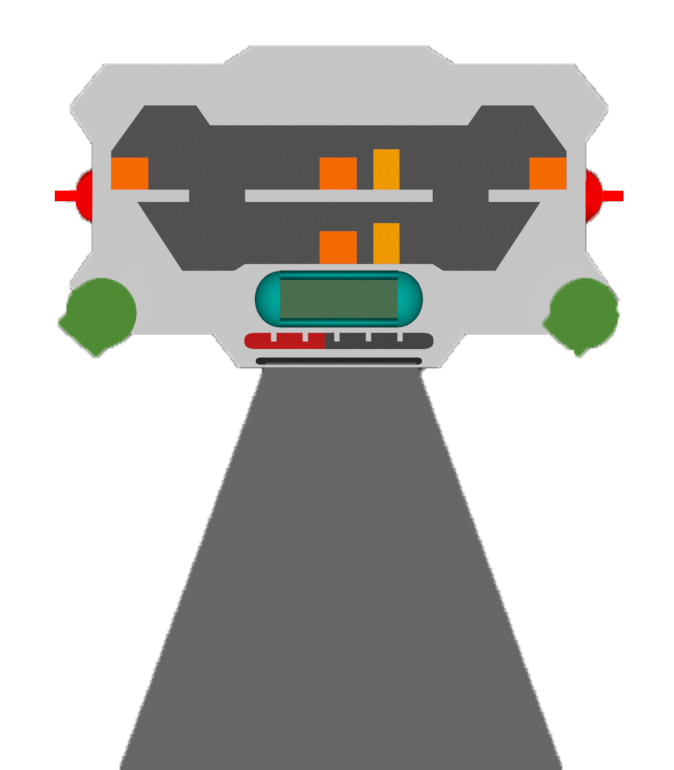
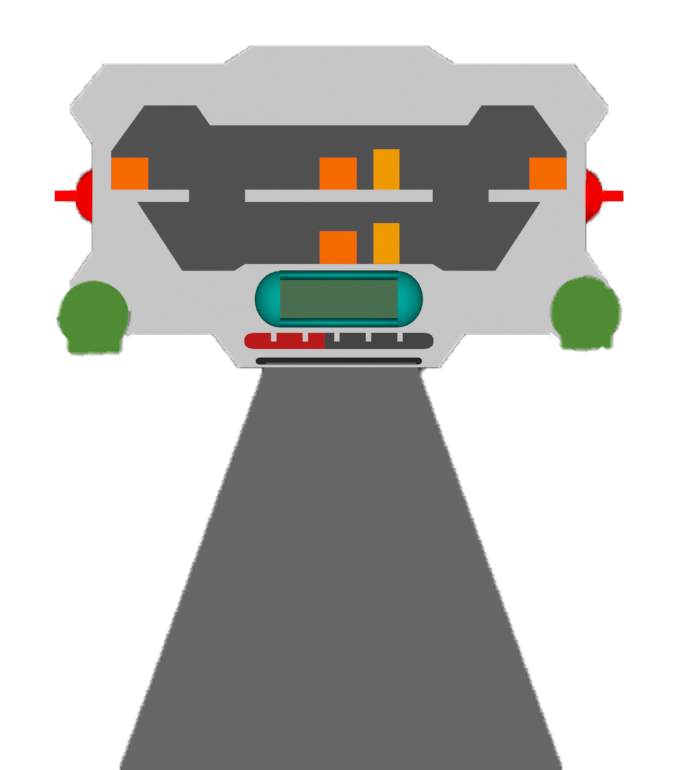
Before/after of a 674 × 770 layered artwork. What changed in the layer stack:
painted on "left turbine" over [54,277,137,359]
painted on "right turbine" over [541,274,623,359]
